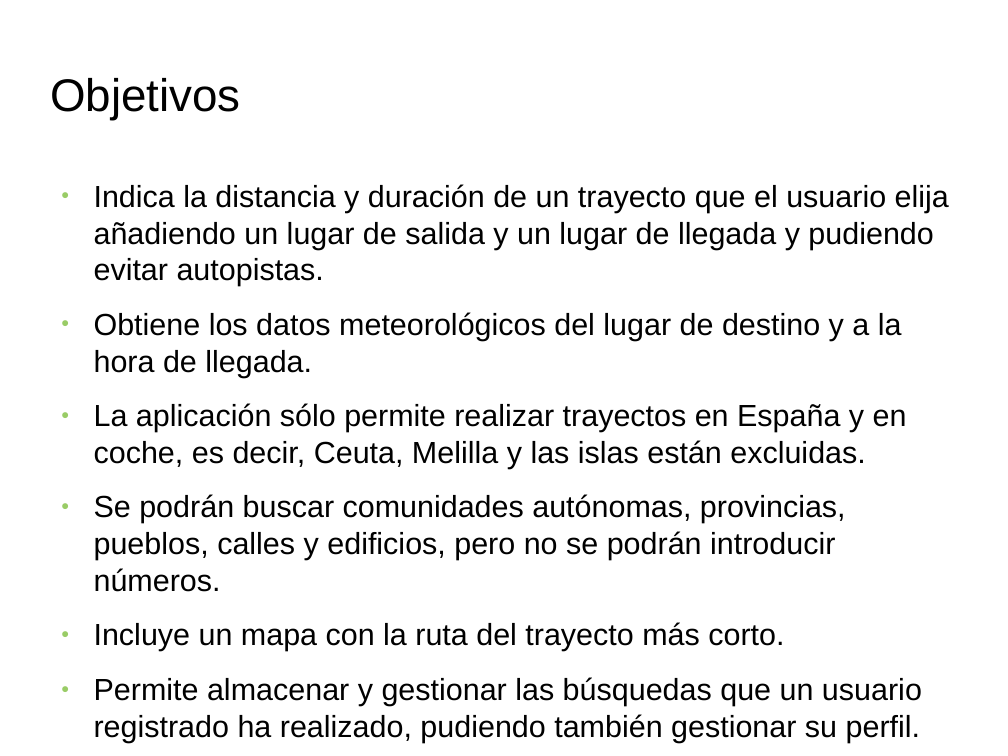
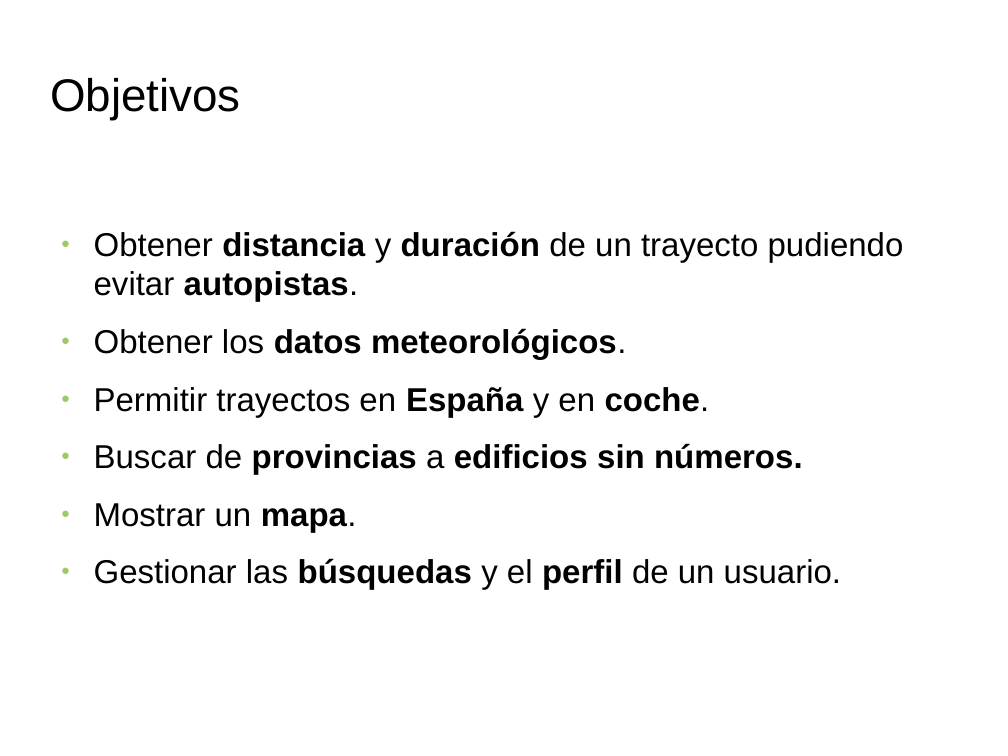
Before and after one commit to PatriiML11/ProyectoWeb, a slide deck: slide 3 of doc/Documentos/Presentacion.odp. Drawn at 1008x756 pixels with LibreOffice and Linux fonts; fonts in the diff are those of the drawing; background and template pictures are left out. Boxes give left, top, right and bottom in pixels: in the first picture for what was removed or moved away, otherwise in the second. Text is boxed around its words. In the diff, an @@ line names an element or a change of style, - is before the commit and + after.

```diff
--- a/doc/Documentos/Presentacion.odp
+++ b/doc/Documentos/Presentacion.odp
@@ text at <box>94,231,904,590</box>: text changed; size 24.1 to 26 pt @@
-● Indica la distancia y duración de un trayecto que el usuario elija añadiendo un lugar de salida y un lugar de llegada y pudiendo evitar autopistas.
-● Obtiene los datos meteorológicos del lugar de destino y a la hora de llegada.
-● La aplicación sólo permite realizar trayectos en España y en coche, es decir, Ceuta, Melilla y las islas están excluidas.
-● Se podrán buscar comunidades autónomas, provincias, pueblos, calles y edificios, pero no se podrán introducir números.
-● Incluye un mapa con la ruta del trayecto más corto.
-● Permite almacenar y gestionar las búsquedas que un usuario registrado ha realizado, pudiendo también gestionar su perfil.
+● Obtener distancia y duración de un trayecto pudiendo evitar autopistas.
+● Obtener los datos meteorológicos.
+● Permitir trayectos en España y en coche.
+● Buscar de provincias a edificios sin números.
+● Mostrar un mapa.
+● Gestionar las búsquedas y el perfil de un usuario.
```
Also in this commit, not shown: 14 other slides changed, 2 slides added, 5 slides removed, 3 other files.
